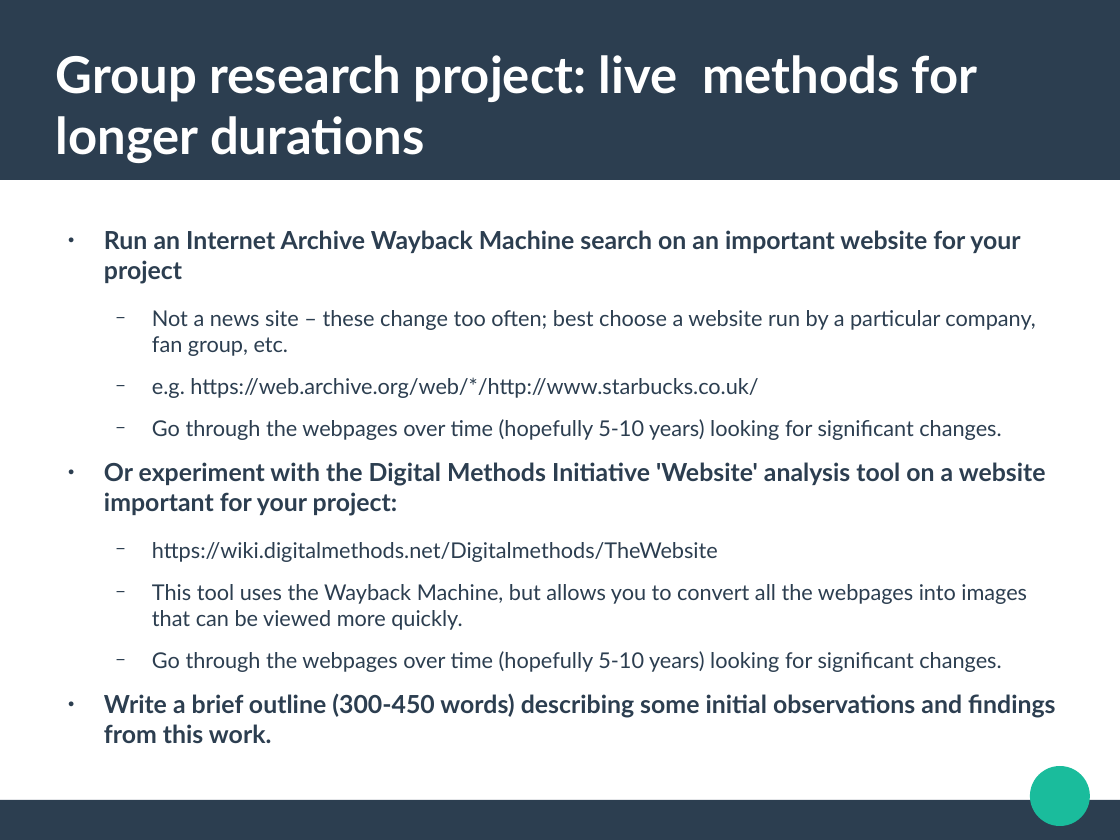
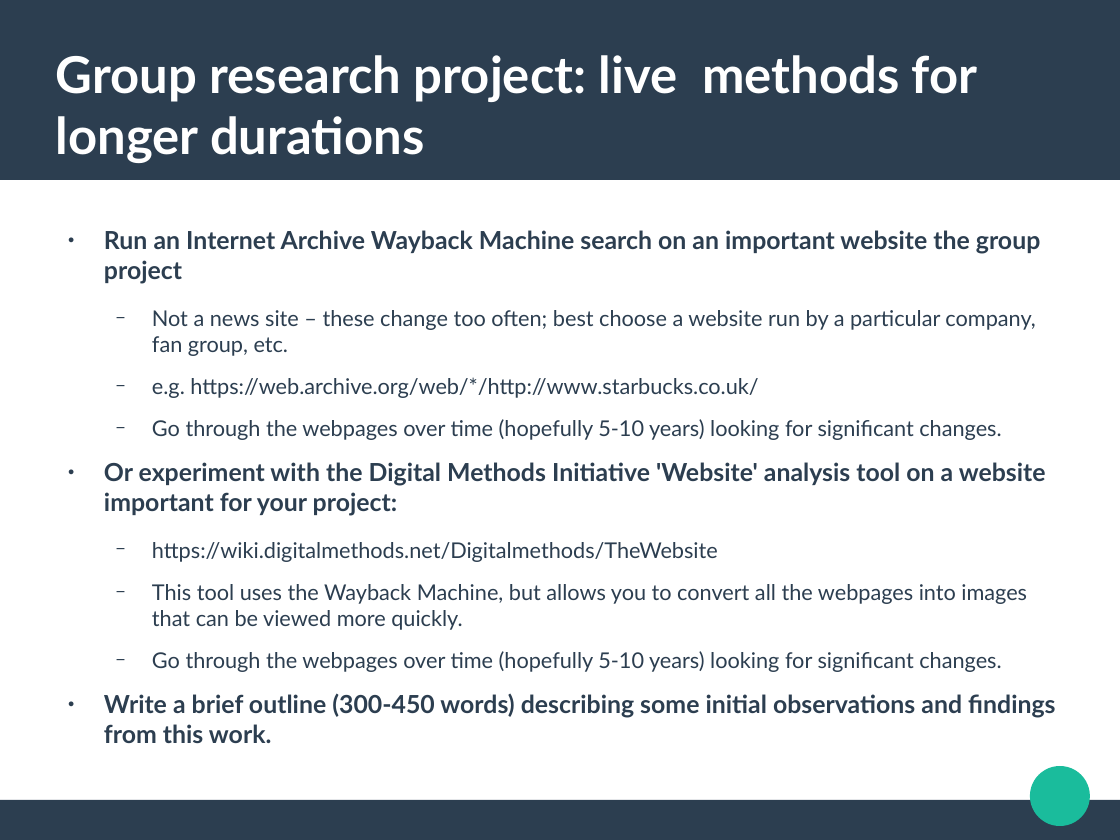
Before and after one commit to rian39/socl923, a slide deck: slide 18 of lectures_old/week7_2016.odp. Drawn at 1120x840 pixels with LibreOffice and Linux fonts; fonts in the diff are those of the drawing. Boxes give left, top, right and bottom in pixels: in the first picture for what was removed or moved away, otherwise in the second. Text is boxed around its words. In the diff, an @@ line names an element or a change of style, - is before the commit and + after.

```diff
--- a/lectures_old/week7_2016.odp
+++ b/lectures_old/week7_2016.odp
@@ text at box(104, 230, 1040, 284): text changed @@
-● Run an Internet Archive Wayback Machine search on an important website for your project
+● Run an Internet Archive Wayback Machine search on an important website the group project
```
Also in this commit, not shown: 4 other slides changed, 1 slide removed, 4 other files.
